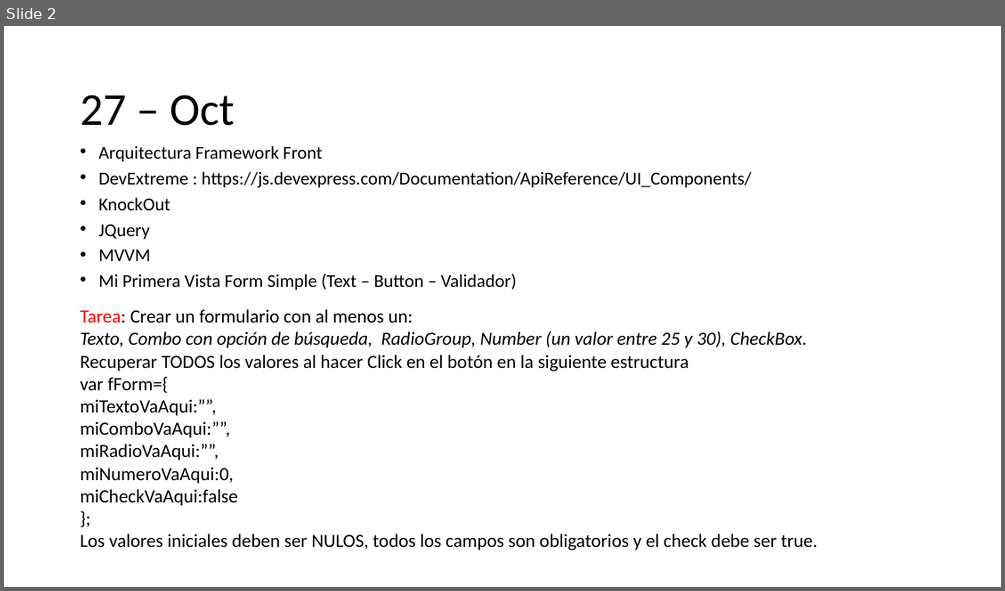
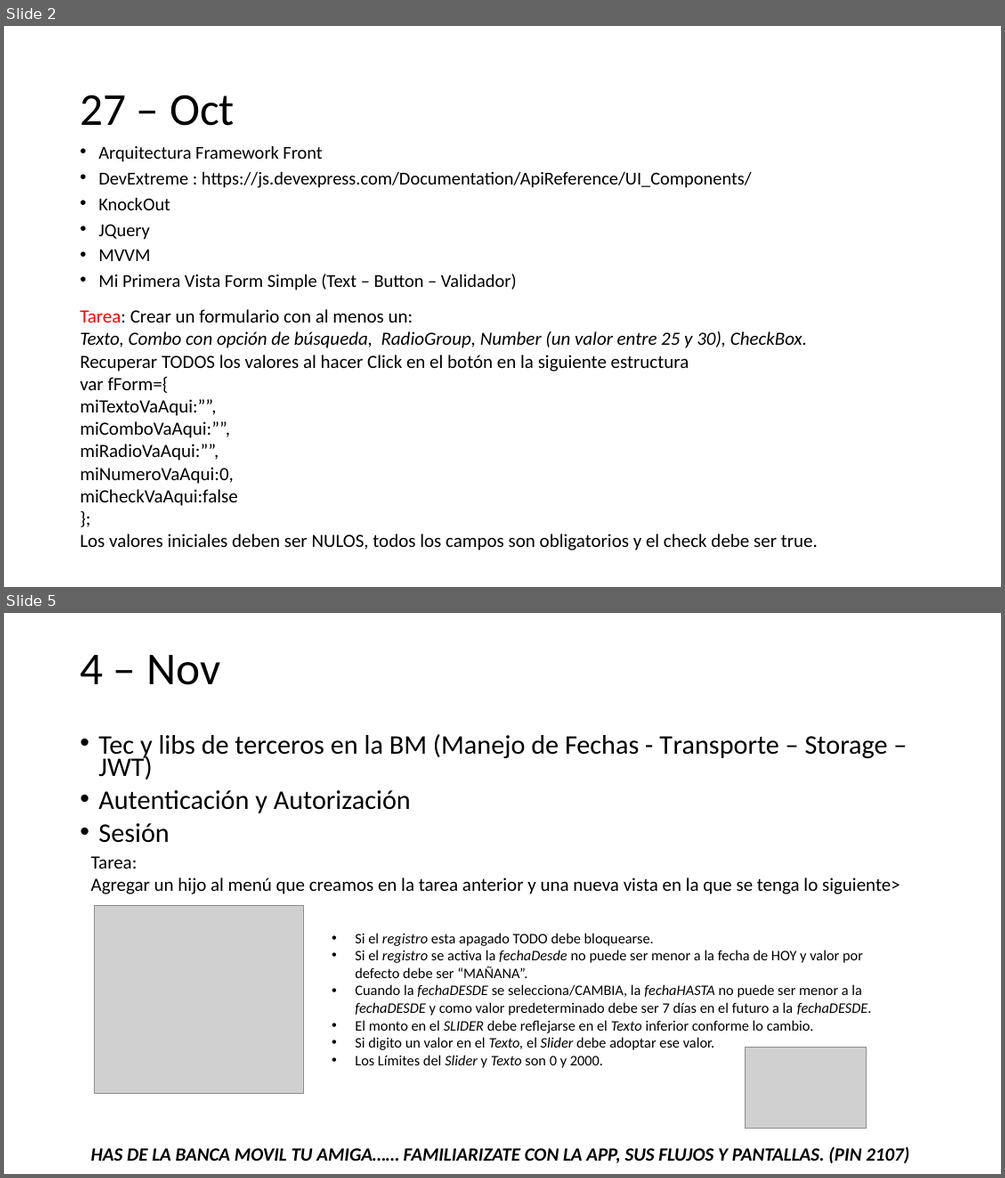
Before and after one commit to pipo151086/CursoMovilApp, a slide deck: PPTs/AgendaIntroBM.pptx. Shown one above the other, each under a label of ours: slide 2 before the commit, slides 2 and 5 after it; the slides between them are not shown. The pictures are 1005x591 and 1005x1178 pixels, drawn with LibreOffice and Linux fonts; fonts in the diff are those of the drawing; grey boxes stand for pictures. Boxes give left, top, right and bottom in pixels: in the first picture for what was removed or moved away, otherwise in the second. Text is boxed around its words. In the diff, an @@ line names an element or a change of style, - is before the commit and + after.

```diff
--- a/PPTs/AgendaIntroBM.pptx
+++ b/PPTs/AgendaIntroBM.pptx
@@ slide 5 added at (x1=4, y1=613, x2=1001, y2=1174), background #FFFFFF @@
@@ title added at (x1=80, y1=655, x2=220, y2=685), 44 pt, text #000000 @@
+4 – Nov
@@ text added at (x1=98, y1=734, x2=888, y2=843), 25.9 pt, text #000000 @@
+• Tec y libs de terceros en la BM (Manejo de Fechas - Transporte – Storage – JWT)
+• Autenticación y Autorización
+• Sesión
@@ text added at (x1=91, y1=856, x2=909, y2=1163), 18 pt, text #000000 @@
+Tarea:
+Agregar un hijo al menú que creamos en la tarea anterior y una nueva vista en la que se tenga lo siguiente>
+HAS DE LA BANCA MOVIL TU AMIGA…… FAMILIARIZATE CON LA APP, SUS FLUJOS Y PANTALLAS. (PIN 2107)
@@ picture added at (x1=95, y1=906, x2=303, y2=1094) @@
@@ text added at (x1=355, y1=933, x2=872, y2=1068), 14 pt, text #000000 @@
+• Si el registro esta apagado TODO debe bloquearse.
+• Si el registro se activa la fechaDesde no puede ser menor a la fecha de HOY y valor por defecto debe ser “MAÑANA”.
+• Cuando la fechaDESDE se selecciona/CAMBIA, la fechaHASTA no puede ser menor a la fechaDESDE y como valor predeterminado debe ser 7 días en el futuro a la fechaDESDE.
+• El monto en el SLIDER debe reflejarse en el Texto inferior conforme lo cambio.
+• Si digito un valor en el Texto, el Slider debe adoptar ese valor.
+• Los Límites del Slider y Texto son 0 y 2000.
@@ picture added at (x1=745, y1=1047, x2=866, y2=1128) @@
```
Also in this commit, not shown: 2 slides changed, 1 other slide added, 2 slides removed, 1 other file.
